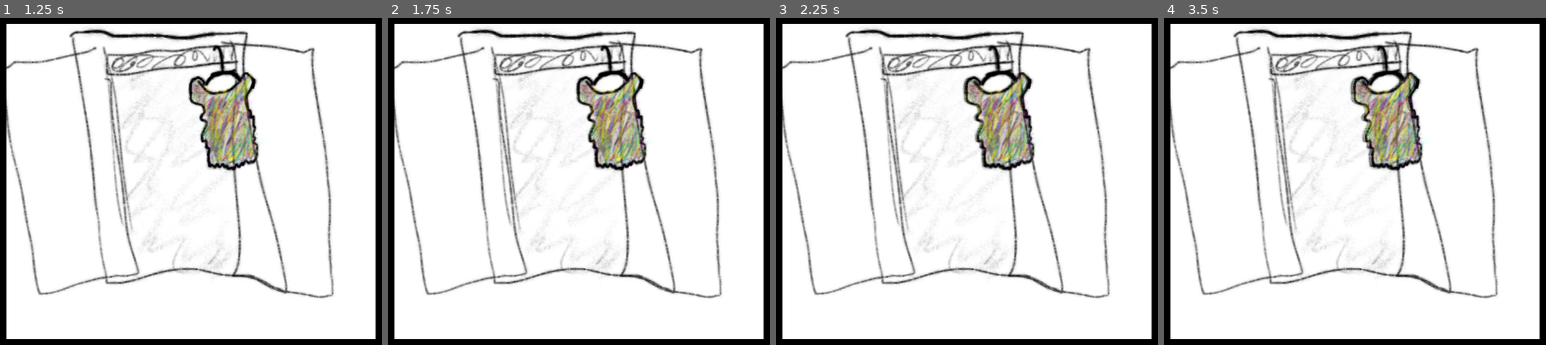
Above: before the commit, frames 1-4 (left to right).
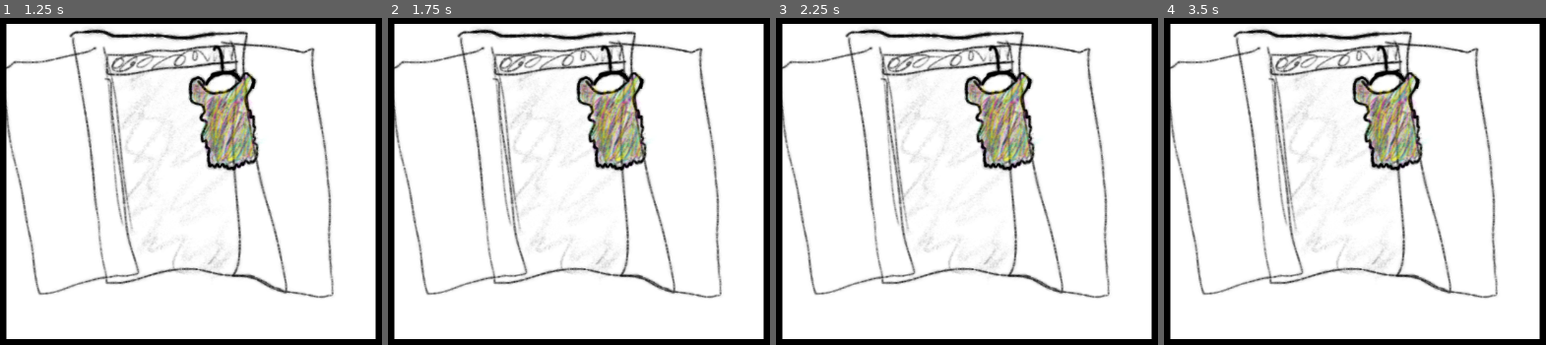
Above: after the commit, the same moments.

Repository: jdcalvelli/prototype-studio-prompt-3
Game: Godot game, scene res://scenes/IntroScene.tscn
Two runs of this game, one before a commit and one after it. Both use one fixed random seed, a clock stepped at 60 frames per second and the inputs below.
Inputs (mouse positions are in pixels of both pictures, inside the frame that each line leads up to):
- Up to frame 1 (1.25 s): tap Enter at 0.5 s; move the mouse to (179, 165) at 0.52 s; press the mouse at (179, 165) at 0.53 s
- Up to frame 2 (1.75 s): tap Space at 1.25 s; move the mouse to (613, 119) at 1.27 s; release the mouse at (613, 119) at 1.28 s; click (613, 119) at 1.35 s
- Up to frame 3 (2.25 s): hold R (r_button) from 2.03 s (still down)
- Up to frame 4 (3.5 s): click (1389, 119) at 2.3 s; tap Enter at 2.75 s; release R (r_button) at 2.78 s; click (1389, 119) at 2.85 s

Frame 1 is identical in both runs. In frame 2, 0.4% of the frame differs, in the area x 49-68%, y 9-46%; in frame 3, 1.3%; in frame 4, 1.6%, in the area x 48-67%, y 8-47%.

Commit message:
update dress movement logic to reflect that you're old lol

Diff:
--- a/scripts/Dress.gd
+++ b/scripts/Dress.gd
@@ -7,6 +7,7 @@
 
 func _ready():
 	$Area2D.input_event.connect(_on_dress_click)
+	$Area2D.mouse_exited.connect(_on_dress_mouse_exit)
 
 	Events.activateDress.connect(_on_activate_dress)
 
@@ -25,17 +26,20 @@
 	if !isHeld and position.x <= -120:
 		$Area2D.input_pickable = false
 		if !emitOnce:
-			print("emit once")
+			print(thisDressNum)
 			Events.activateDress.emit(thisDressNum + 1)
 			emitOnce = true
 	# print(get_global_mouse_position())
 
 func _on_dress_click(viewport:Node, event:InputEvent, shape_idx:int):
 	if event.is_action_pressed("mouse_click"):
-		isHeld = !isHeld
+		isHeld = true
+	elif event.is_action_released("mouse_click"):
+		isHeld = false
+
+func _on_dress_mouse_exit():
+	isHeld = false
 
 func _on_activate_dress(dressNum:int):
 	if dressNum == thisDressNum:
 		$Area2D.input_pickable = true
-	else:
-		$Area2D.input_pickable = false
